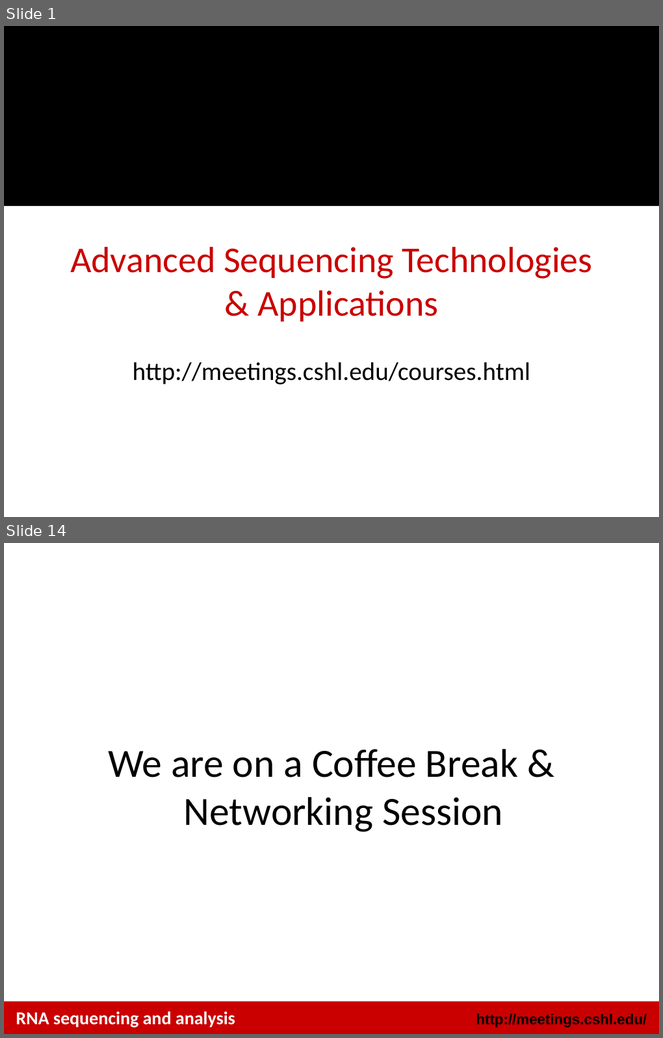
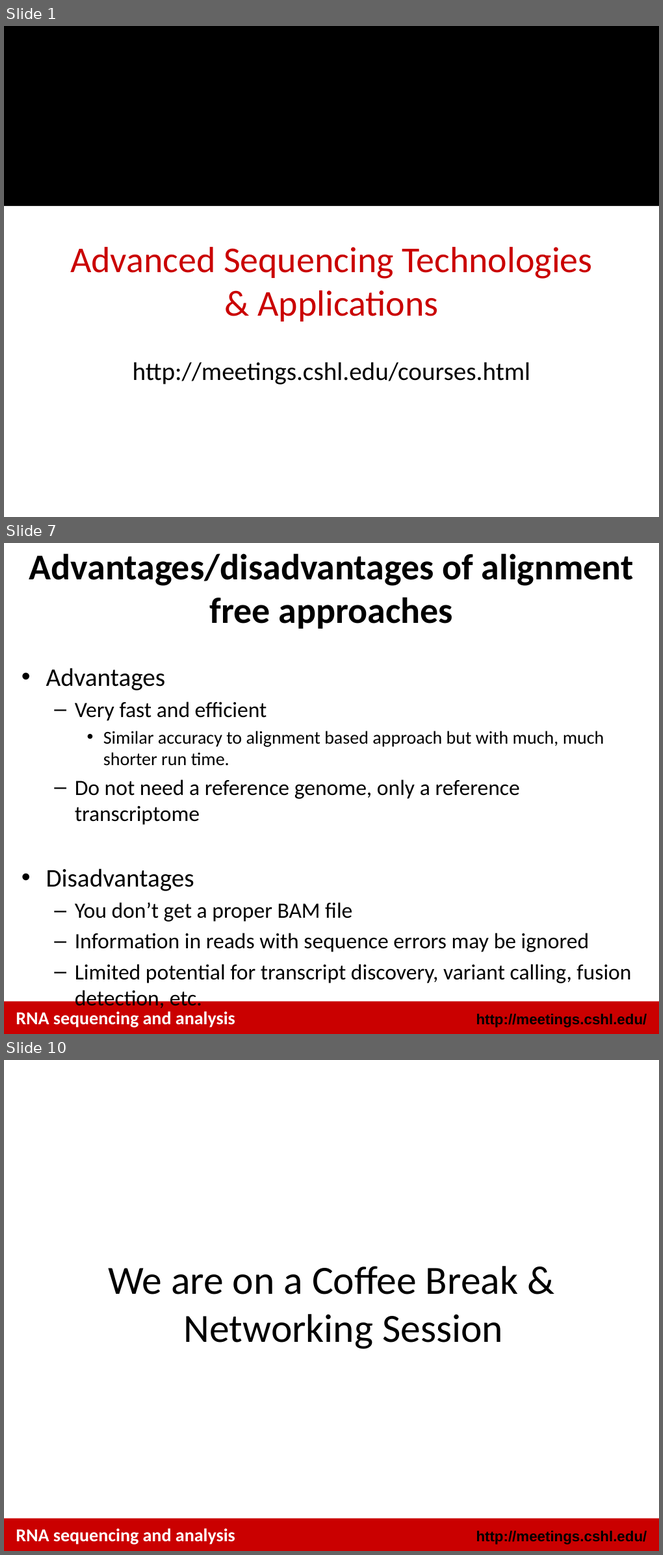
Before and after one commit to griffithlab/rnaseq_tutorial_wiki, a slide deck: LectureFiles/cshl/2018/RNASeq_Module4_Lecture.pptx. Shown one above the other, each under a label of ours: slides 1 and 14 before the commit, slides 1, 7 and 10 after it; the slides between them are not shown. The pictures are 663x1038 and 663x1555 pixels, drawn with LibreOffice and Linux fonts; fonts in the diff are those of the drawing; background and template pictures are left out. Boxes give left, top, right and bottom in pixels: in the first picture for what was removed or moved away, otherwise in the second. Text is boxed around its words. In the diff, an @@ line names an element or a change of style, - is before the commit and + after.

```diff
--- a/LectureFiles/cshl/2018/RNASeq_Module4_Lecture.pptx
+++ b/LectureFiles/cshl/2018/RNASeq_Module4_Lecture.pptx
@@ slide 7 added at [4, 543, 659, 1034], background #FFFFFF; not listed: 2 template elements that a slide beside it also shows @@
@@ title added at [29, 553, 634, 629], 40 pt, text #000000, bold @@
+Advantages/disadvantages of alignment free approaches
@@ text added at [46, 668, 631, 1011], 24 pt, text #000000 @@
+• Advantages
+  – Very fast and efficient
+    • Similar accuracy to alignment based approach but with much, much shorter run time.
+  – Do not need a reference genome, only a reference transcriptome
+• Disadvantages
+  – You don’t get a proper BAM file
+  – Information in reads with sequence errors may be ignored
+  – Limited potential for transcript discovery, variant calling, fusion detection, etc.
@@ text added at [16, 1012, 235, 1028], 20 pt, text #FFFFFF, bold @@
+RNA sequencing and analysis
@@ what was slide 14 is now slide 10 @@
```
Also in this commit, not shown: 2 slides changed, 5 other slides added, 10 slides removed, 23 other files.
